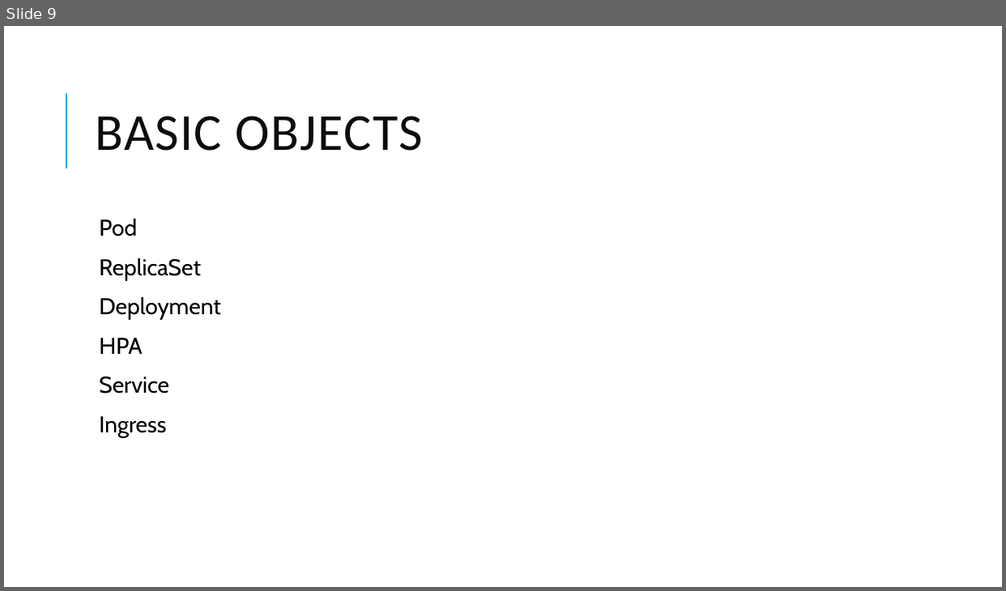
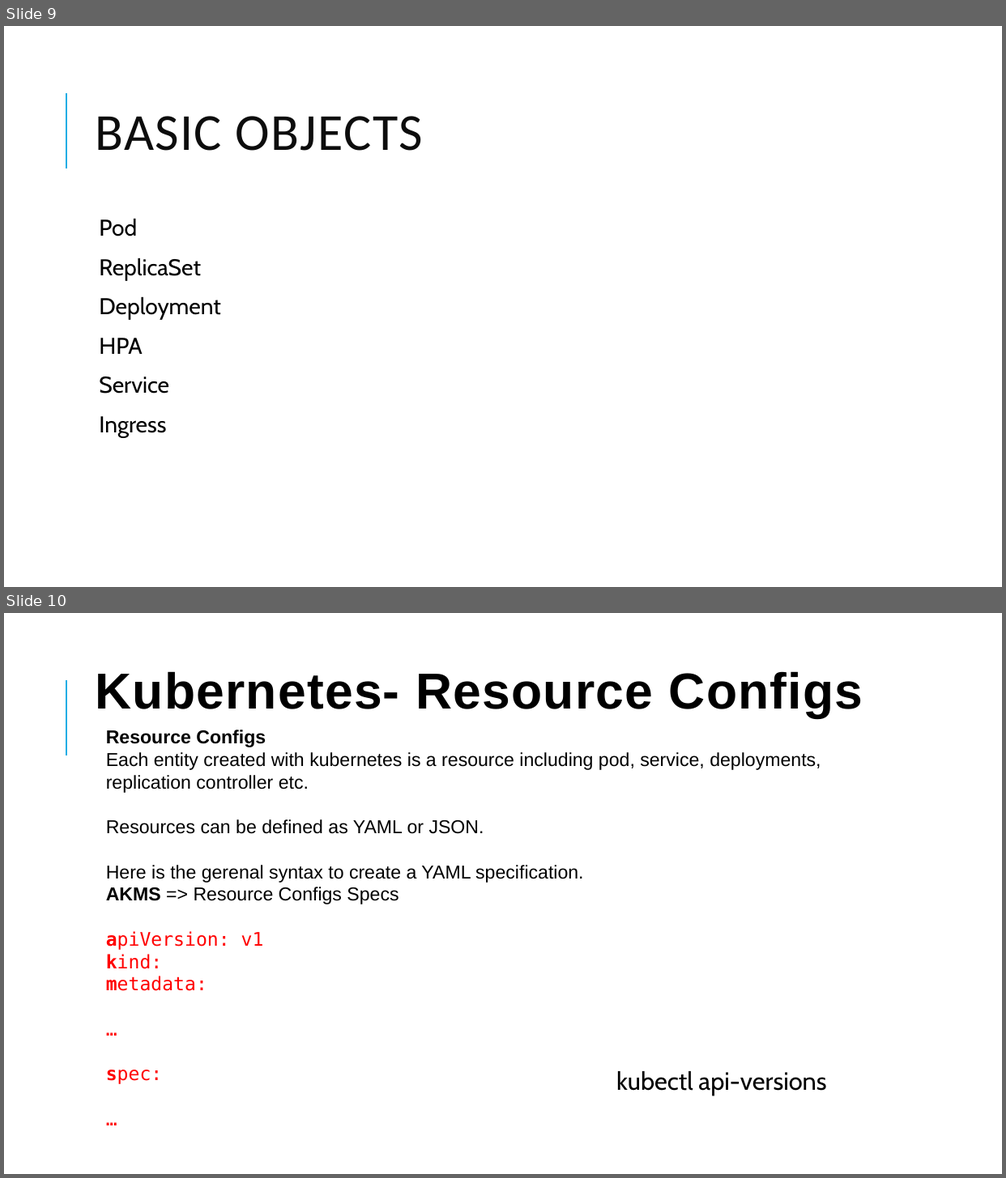
Before and after one commit to djkormo/k8s-online-lab-202006, a slide deck: docs/Kubernetes-202006–several aspects.pptx. Shown one above the other, each under a label of ours: slide 9 before the commit, slides 9 and 10 after it. The pictures are 1006x591 and 1006x1178 pixels, drawn with LibreOffice and Linux fonts; fonts in the diff are those of the drawing. Boxes give left, top, right and bottom in pixels: in the first picture for what was removed or moved away, otherwise in the second. Text is boxed around its words. In the diff, an @@ line names an element or a change of style, - is before the commit and + after.

```diff
--- a/docs/Kubernetes-202006–several aspects.pptx
+++ b/docs/Kubernetes-202006–several aspects.pptx
@@ slide 10 added at (x1=4, y1=613, x2=1002, y2=1174), background #FFFFFF; not listed: 1 template element that a slide beside it also shows @@
@@ title added at (x1=96, y1=671, x2=863, y2=718), 48.6 pt, text #000000, bold @@
+Kubernetes- Resource Configs
@@ text added at (x1=106, y1=730, x2=820, y2=1084), 18 pt, text #000000 @@
+Resource Configs
+Each entity created with kubernetes is a resource including pod, service, deployments, replication controller etc.
+Resources can be defined as YAML or JSON.
+Here is the gerenal syntax to create a YAML specification.
+AKMS => Resource Configs Specs
+apiVersion: v1
+kind:
+metadata:
+…
+spec:
+…
@@ text added at (x1=616, y1=1071, x2=826, y2=1095), 24 pt, text #000000 @@
+kubectl api-versions
```
Also in this commit, not shown: 6 slides changed, 3 other slides added, 42 other files.
